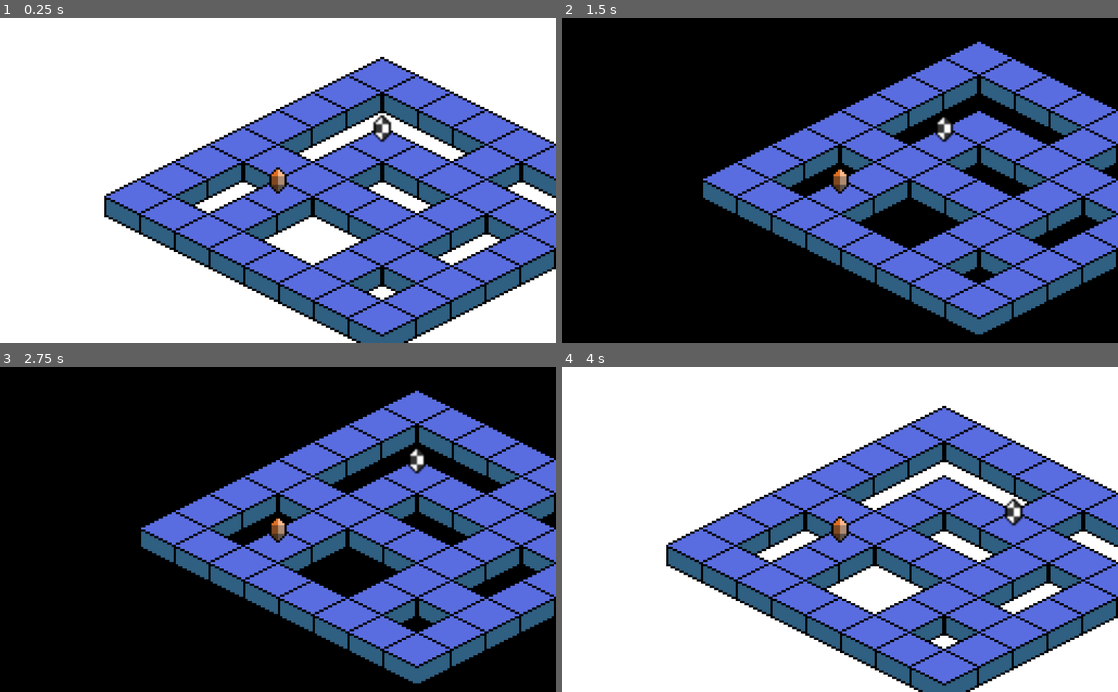
Above: before the commit, frames 1-4 (two rows, left to right).
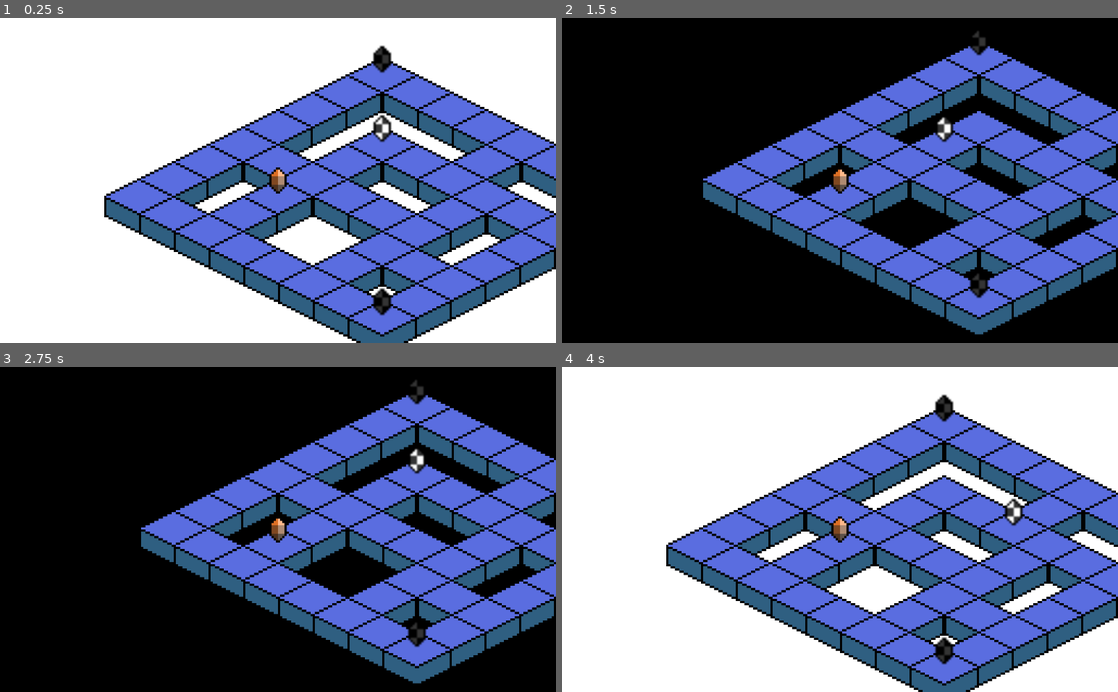
Above: after the commit, the same moments.

Repository: navisraditya/IDJCSUI
Game: Godot game, scene res://Scenes/Testing/Testing.tscn
Two runs of this game, one before a commit and one after it. Both use one fixed random seed, a clock stepped at 60 frames per second and the inputs below.
Inputs:
- Up to frame 1 (0.25 s): no input
- Up to frame 2 (1.5 s): tap Enter at 0.5 s; hold Right (ui_right) 0.53-1.28 s; tap Space at 1.25 s; hold Down (ui_down) from 1.28 s (still down)
- Up to frame 3 (2.75 s): release Down (ui_down) at 2.03 s; hold Right (ui_right) from 2.03 s (still down)
- Up to frame 4 (4 s): tap Enter at 2.75 s; release Right (ui_right) at 2.78 s; hold Up (ui_up) 2.78-3.53 s; tap Space at 3.5 s; hold Left (ui_left) from 3.53 s (still down)

The runs differ from the first frame. In frame 1, 0.4% of the frame differs, in the area x 67-71%, y 8-92%; in frame 2, 0.3%; in frame 3, 0.3%; in frame 4, 0.4%.

Commit message:
objectives created

Diff:
--- a/Scenes/Objective/Objective.gd
+++ b/Scenes/Objective/Obj.gd
@@ -3,7 +3,6 @@
 export var levelUp = "abc"
 
 func _on_Objective_body_entered(body):
+	print("yey obj")
 	if body.get_name() == "Player":
 		get_tree().change_scene(str(levelUp))
-	else:
-		body.queue_free()
--- a/Scenes/Objective/Objective.tscn
+++ b/Scenes/Objective/Obj.tscn
@@ -1,11 +1,11 @@
 [gd_scene load_steps=4 format=2]
 
 [ext_resource path="res://Assets/Image/black_enemy.png" type="Texture" id=1]
-[ext_resource path="res://Scenes/Objective/Objective.gd" type="Script" id=2]
+[ext_resource path="res://Scenes/Objective/Obj.gd" type="Script" id=2]
 
 [sub_resource type="CapsuleShape2D" id=1]
 
-[node name="Objective" type="Area2D"]
+[node name="Obj" type="Area2D"]
 script = ExtResource( 2 )
 
 [node name="Sprite" type="Sprite" parent="."]
--- /dev/null
+++ b/Scenes/Objective/ObjLevelUp.gd
@@ -0,0 +1,4 @@
+extends Area2D
+
+func _on_ObjLevelUp_body_entered(body):
+	print("yey obj level up")
--- /dev/null
+++ b/Scenes/Objective/ObjLevelUp.tscn
@@ -0,0 +1,21 @@
+[gd_scene load_steps=4 format=2]
+
+[ext_resource path="res://Assets/Image/black_enemy.png" type="Texture" id=1]
+[ext_resource path="res://Scenes/Objective/ObjLevelUp.gd" type="Script" id=2]
+
+[sub_resource type="CapsuleShape2D" id=1]
+
+[node name="ObjLevelUp" type="Area2D"]
+script = ExtResource( 2 )
+
+[node name="Sprite" type="Sprite" parent="."]
+texture = ExtResource( 1 )
+
+[node name="CollisionShape2D" type="CollisionShape2D" parent="."]
+scale = Vector2( 0.4, 0.32 )
+shape = SubResource( 1 )
+__meta__ = {
+"_editor_description_": ""
+}
+
+[connection signal="body_entered" from="." to="." method="_on_ObjLevelUp_body_entered"]
--- a/Scenes/Testing/Testing.tscn
+++ b/Scenes/Testing/Testing.tscn
@@ -1,9 +1,10 @@
-[gd_scene load_steps=5 format=2]
+[gd_scene load_steps=6 format=2]
 
 [ext_resource path="res://Scenes/TileMap/TileMap.tscn" type="PackedScene" id=1]
 [ext_resource path="res://Scenes/Player/Player.tscn" type="PackedScene" id=2]
+[ext_resource path="res://Scenes/Objective/ObjLevelUp.tscn" type="PackedScene" id=3]
 [ext_resource path="res://Scenes/Enemies/testing.tscn" type="PackedScene" id=4]
-[ext_resource path="res://Scenes/Objective/Objective.tscn" type="PackedScene" id=5]
+[ext_resource path="res://Scenes/Objective/Obj.tscn" type="PackedScene" id=5]
 
 [node name="Testing" type="Node2D"]
 
@@ -19,7 +20,12 @@
 z_index = 2
 tilemap_path = NodePath("../TileMap")
 
-[node name="Objective" parent="." instance=ExtResource( 5 )]
-visible = false
-position = Vector2( 199, 22 )
+[node name="Node2D" type="Node2D" parent="."]
+
+[node name="Objective" parent="Node2D" instance=ExtResource( 5 )]
+position = Vector2( -16, 88 )
 z_index = 2
+
+[node name="ObjLevelUp" parent="Node2D" instance=ExtResource( 3 )]
+position = Vector2( -16, -24 )
+z_index = 2
